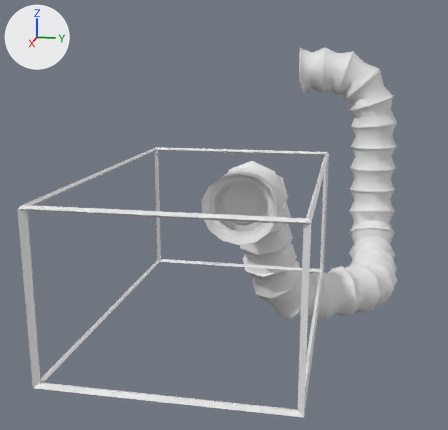
Before and after pictures for a commit that changed the FBX model Assets/Meshes/SM_BoxHumunculos.fbx.
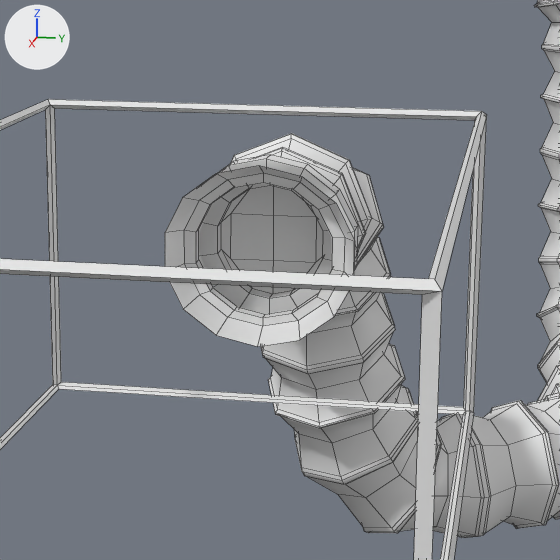
There are two pictures of each version: one whole from a 50 mm camera at (1.447, 0.122, 2.319) aimed at (-2.929, -0.754, 1.225), one close up on the part from 31% to 80% of the width and 25% to 77% of the height. The lights are fixed; the arrows at upper left show +X, +Y and +Z. The close-ups show mesh edges as thin lines. Where no turn or scale is listed for an object, it has been applied to the vertices.

In view in the first close-up: 'SM_BoxHumunculos'.
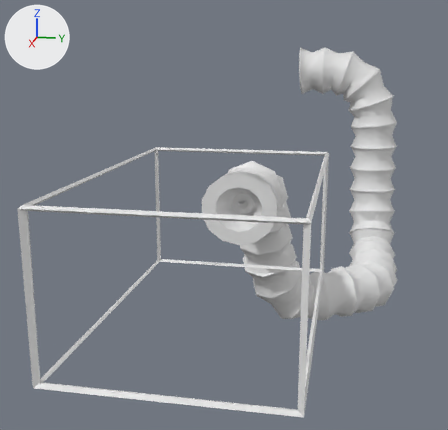
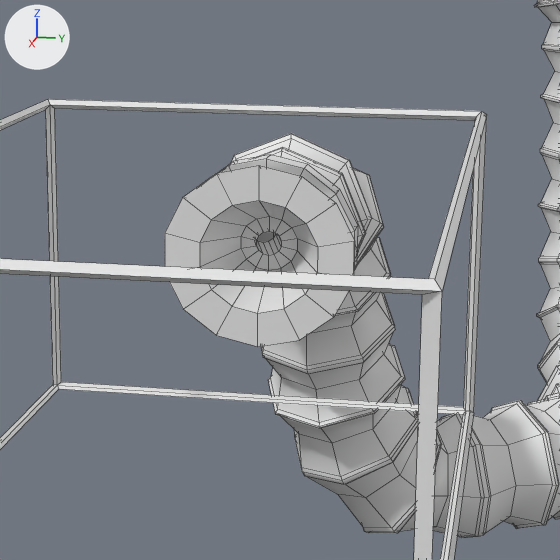
The edits, one by one:
me_cylinder_014 is used by ob_sm_boxhumunculos; location (-1.539, -0.549, 1.023).
me_cylinder_014 had 1206 vertices, 1198 faces and spanned x -3.88..0.87, y -0.56..1.21, z -0.97..1.45.
me_cylinder_014 now has 1262 vertices, 1254 faces and spans x -3.88..0.87, y -0.56..1.21, z -0.97..1.45.
Part 1, on me_cylinder_014:
56 vertices are added at x -1.03..-0.85, y -0.15..0.15, z 0.23..0.52.
56 new faces join them.

What differs and where, as boxes (x1, y1, x2, y2) in the close-ups (560 x 560 px):
part 1 of me_cylinder_014, added: after (165, 165, 355, 346)
